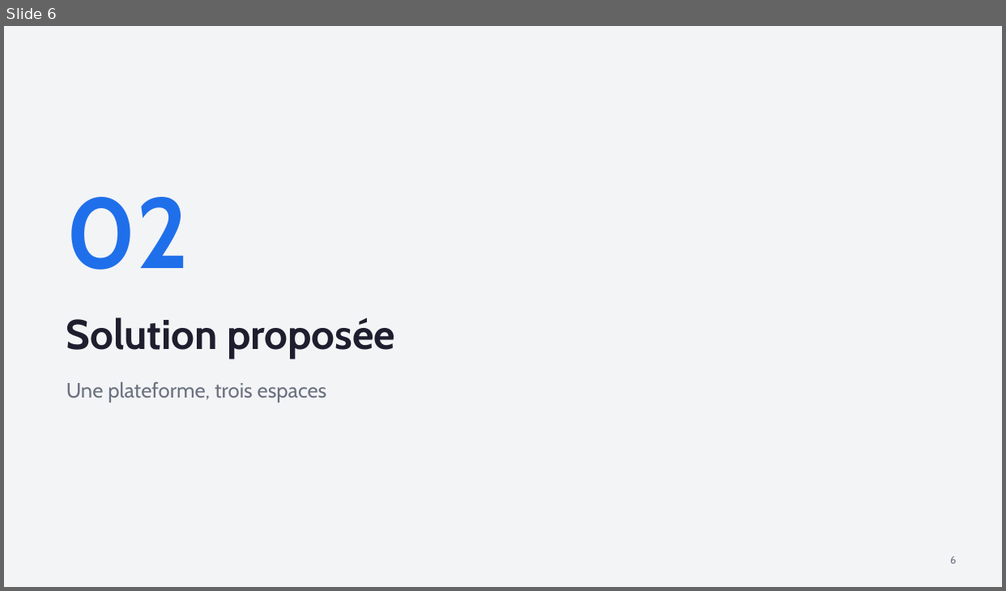
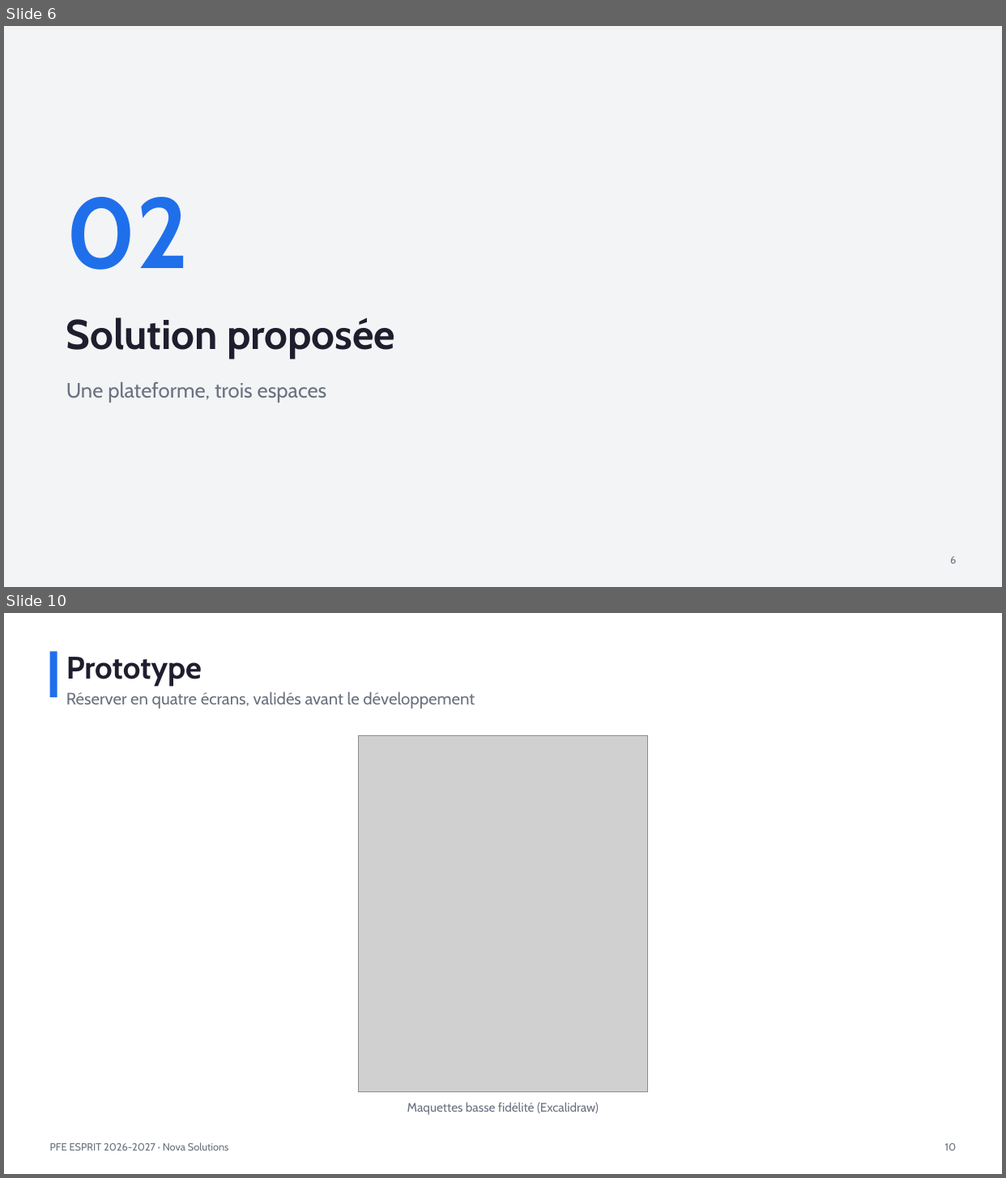
Before and after one commit to zied-snoussi/pfe-esprit-template, a slide deck: presentation/Presentation.pptx. Shown one above the other, each under a label of ours: slide 6 before the commit, slides 6 and 10 after it; the slides between them are not shown. The pictures are 1006x591 and 1006x1178 pixels, drawn with LibreOffice and Linux fonts; fonts in the diff are those of the drawing; grey boxes stand for pictures. Boxes give left, top, right and bottom in pixels: in the first picture for what was removed or moved away, otherwise in the second. Text is boxed around its words. In the diff, an @@ line names an element or a change of style, - is before the commit and + after.

Commit message:
Design Thinking en Excalidraw (brainstorming, prototype) et logo ESPRIT
Planches générées par design-thinking/_source (npm run design), annexe C du rapport,
diapositives, skill /pfe-design-thinking. Logo ESPRIT sur la page de garde.

```diff
--- a/presentation/Presentation.pptx
+++ b/presentation/Presentation.pptx
@@ slide 10 added at [4, 613, 1002, 1174], background #FFFFFF @@
@@ rectangle added at [49, 651, 57, 697], fill #1F6FEB @@
@@ text added at [66, 657, 202, 686], 30 pt, text #1E1E2E, bold @@
+Prototype
@@ text added at [66, 692, 475, 709], 16 pt, text #6B7280 @@
+Réserver en quatre écrans, validés avant le développement
@@ picture added at [359, 736, 648, 1093] @@
@@ text added at [407, 1102, 599, 1115], 12 pt, text #6B7280 @@
+Maquettes basse fidélité (Excalidraw)
@@ text added at [50, 1143, 229, 1151], 10 pt, text #6B7280 @@
+PFE ESPRIT 2026-2027 · Nova Solutions
@@ text added at [945, 1144, 957, 1151], 10 pt, text #6B7280 @@
+10
```
Also in this commit, not shown: 12 slides changed, 1 other slide added, 30 other files.
